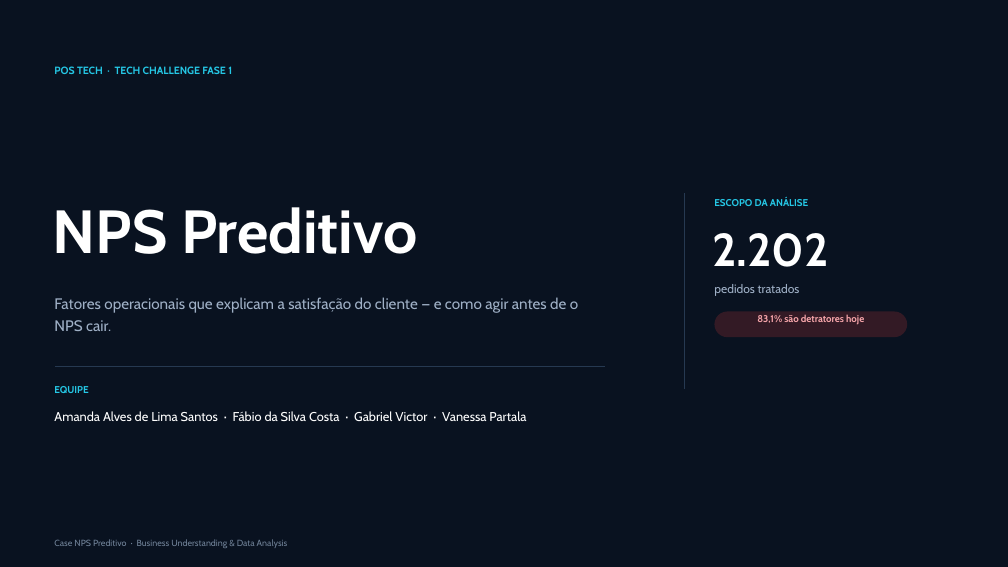
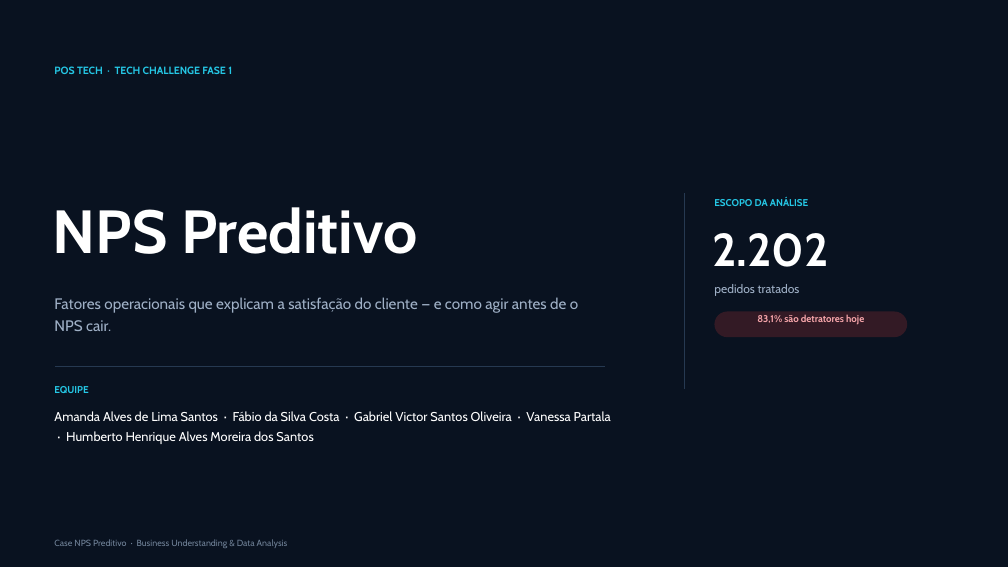
Before and after one commit to Fabio-Costa986/Business-understanding-and-data-analysis, a slide deck: slide 1 of Tech_Challenge_Fase1.pptx. Drawn at 1008x567 pixels with LibreOffice and Linux fonts; fonts in the diff are those of the drawing. Boxes give left, top, right and bottom in pixels: in the first picture for what was removed or moved away, otherwise in the second. Text is boxed around its words. In the diff, an @@ line names an element or a change of style, - is before the commit and + after.

```diff
--- a/Tech_Challenge_Fase1.pptx
+++ b/Tech_Challenge_Fase1.pptx
@@ text at (54,411,611,444): text changed @@
-Amanda Alves de Lima Santos · Fábio da Silva Costa · Gabriel Victor · Vanessa Partala
+Amanda Alves de Lima Santos · Fábio da Silva Costa · Gabriel Victor Santos Oliveira · Vanessa Partala · Humberto Henrique Alves Moreira dos Santos
```
Also in this commit, not shown: 1 other slide changed.
